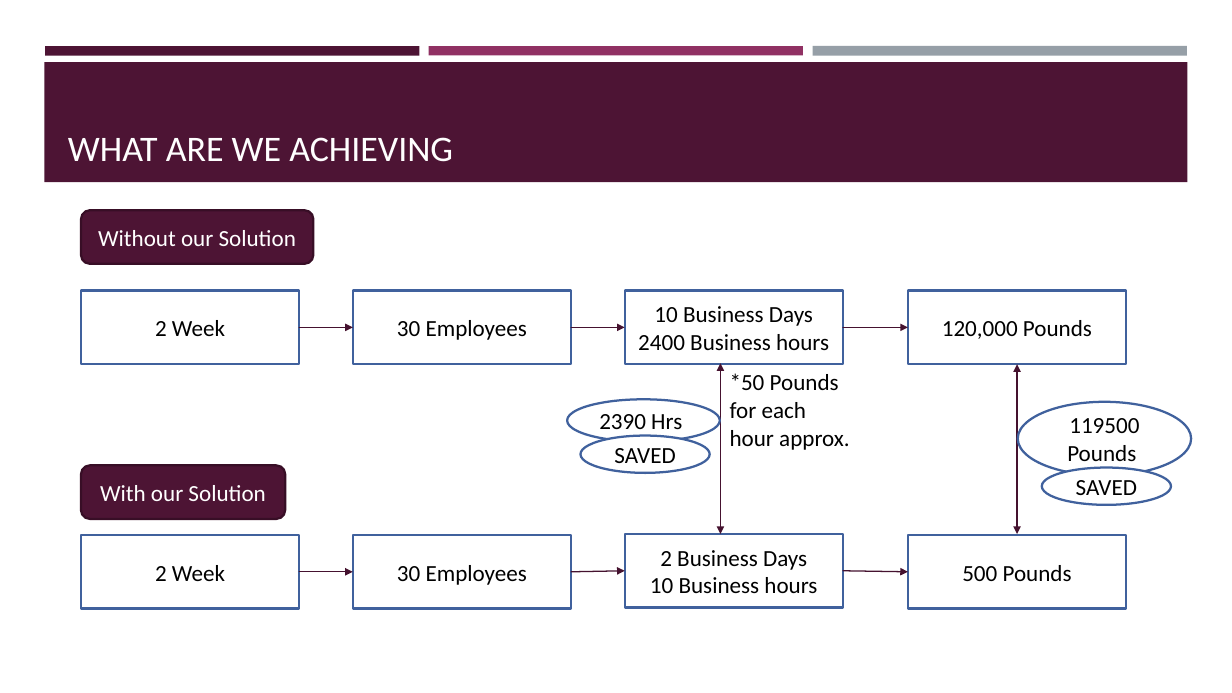
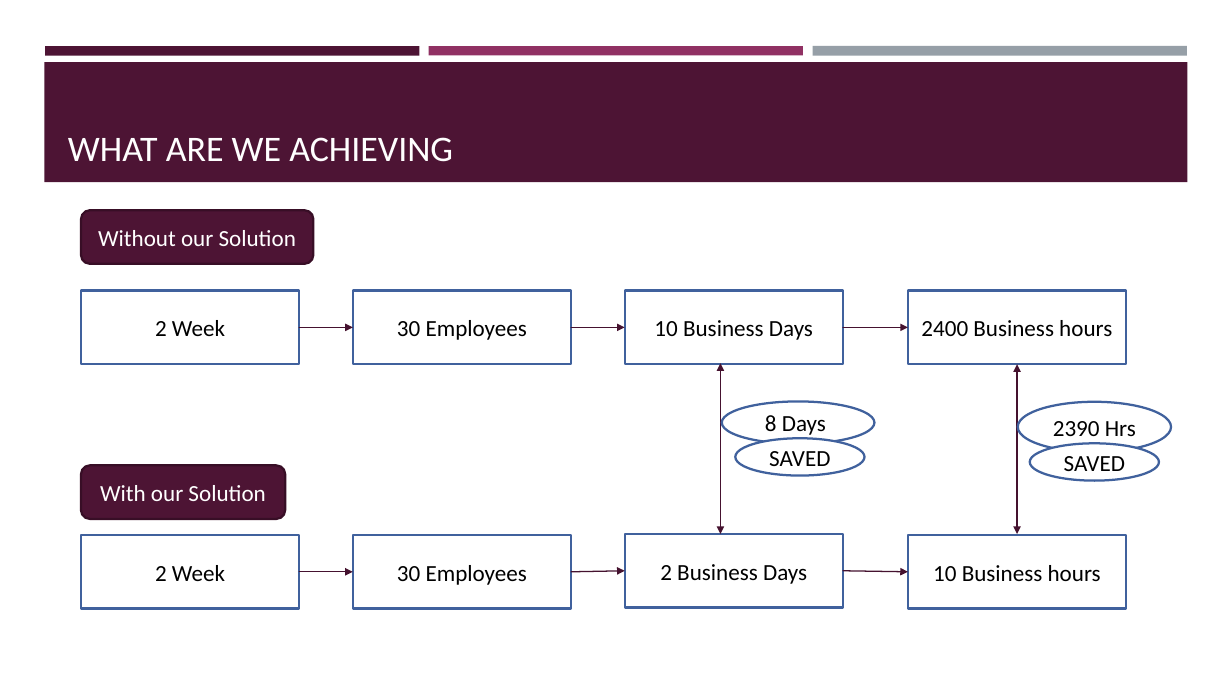
Before and after one commit to samiya-tamboli/samiya-tamboli, a slide deck: slide 4 of TECH_ENABLERS.pptx. Drawn at 1232x693 pixels with LibreOffice and Linux fonts; fonts in the diff are those of the drawing. Boxes give left, top, right and bottom in pixels: in the first picture for what was removed or moved away, otherwise in the second. Text is boxed around its words. In the diff, an @@ line names an element or a change of style, - is before the commit and + after.

```diff
--- a/TECH_ENABLERS.pptx
+++ b/TECH_ENABLERS.pptx
@@ text in rectangle at (921, 320, 1112, 336): text changed @@
-120,000 Pounds
+2400 Business hours
@@ text in rectangle at (638, 334, 829, 350): paragraph removed @@
-2400 Business hours
@@ text removed at (730, 373, 850, 450) @@
-*50 Pounds for each hour approx.
@@ ellipse added at (722, 401, 874, 444), fill #FFFFFF, outline #40619D 1.75 pt, 18 pt, text #000000 @@
+8 Days
@@ ellipse "2390 Hrs": place and size @@
-ellipse "2390 Hrs" at (567, 399, 720, 442)
+ellipse "2390 Hrs" at (1018, 402, 1171, 452)
@@ ellipse removed at (1018, 402, 1191, 476) @@
-119500 Pounds
@@ ellipse "SAVED": place and size @@
-ellipse "SAVED" at (580, 435, 710, 472)
+ellipse "SAVED" at (736, 438, 865, 475)
@@ ellipse "SAVED": place and size @@
-ellipse "SAVED" at (1043, 468, 1172, 505)
+ellipse "SAVED" at (1030, 444, 1159, 481)
@@ text in rectangle at (933, 565, 1101, 581): text changed @@
-500 Pounds
+10 Business hours
@@ text in rectangle at (650, 577, 817, 593): paragraph removed @@
-10 Business hours
```
Also in this commit, not shown: 5 other slides changed.
